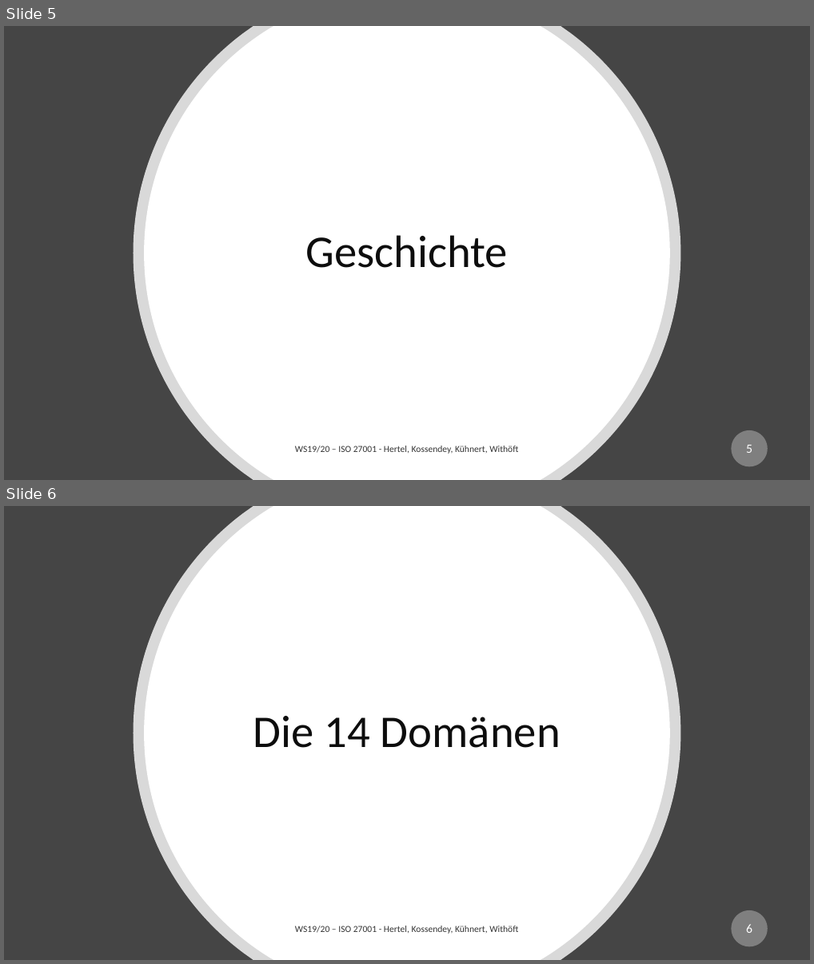
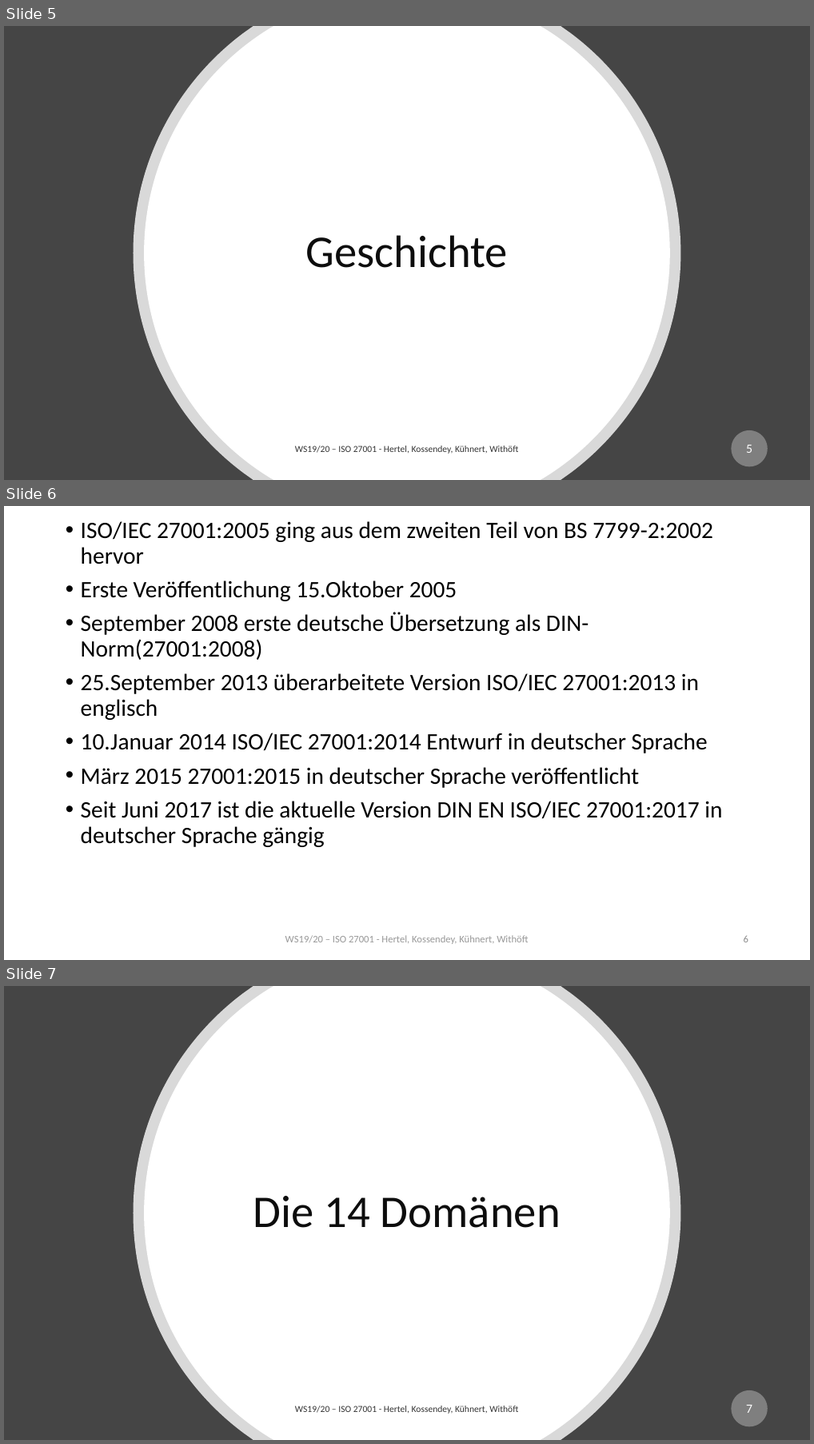
Before and after one commit to mwithoeft/SicherheitUndZuverlaessigkeit, a slide deck: Marcel/merged.pptx. Shown one above the other, each under a label of ours: slides 5 and 6 before the commit, slides 5, 6 and 7 after it. The pictures are 814x964 and 814x1444 pixels, drawn with LibreOffice and Linux fonts; fonts in the diff are those of the drawing. Boxes give left, top, right and bottom in pixels: in the first picture for what was removed or moved away, otherwise in the second. Text is boxed around its words. In the diff, an @@ line names an element or a change of style, - is before the commit and + after.

```diff
--- a/Marcel/merged.pptx
+++ b/Marcel/merged.pptx
@@ slide 6 added at (x1=4, y1=506, x2=810, y2=960), background #FFFFFF @@
@@ text added at (x1=81, y1=521, x2=722, y2=847), 28 pt, text #000000 @@
+• ISO/IEC 27001:2005 ging aus dem zweiten Teil von BS 7799-2:2002 hervor
+• Erste Veröffentlichung 15.Oktober 2005
+• September 2008 erste deutsche Übersetzung als DIN-Norm(27001:2008)
+• 25.September 2013 überarbeitete Version ISO/IEC 27001:2013 in englisch
+• 10.Januar 2014 ISO/IEC 27001:2014 Entwurf in deutscher Sprache
+• März 2015 27001:2015 in deutscher Sprache veröffentlicht
+• Seit Juni 2017 ist die aktuelle Version DIN EN ISO/IEC 27001:2017 in deutscher Sprache gängig
@@ text added at (x1=286, y1=935, x2=528, y2=944), 12 pt, text #808080 at 80% opacity @@
+WS19/20 – ISO 27001 - Hertel, Kossendey, Kühnert, Withöft
@@ page number added at (x1=744, y1=935, x2=749, y2=942), 12 pt, text #8C8C8C @@
+6
@@ what was slide 6 is now slide 7 @@
@@ page number at (x1=746, y1=1404, x2=753, y2=1412): text changed @@
-6
+7
```
Also in this commit, not shown: 1 slide changed, 4 other slides added.
